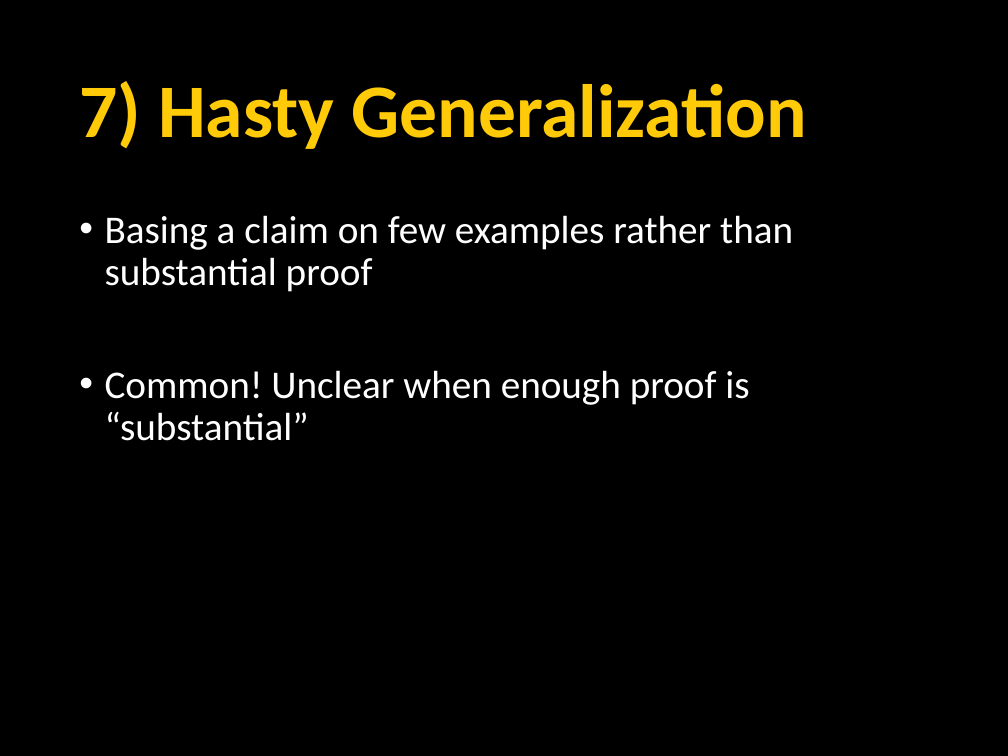
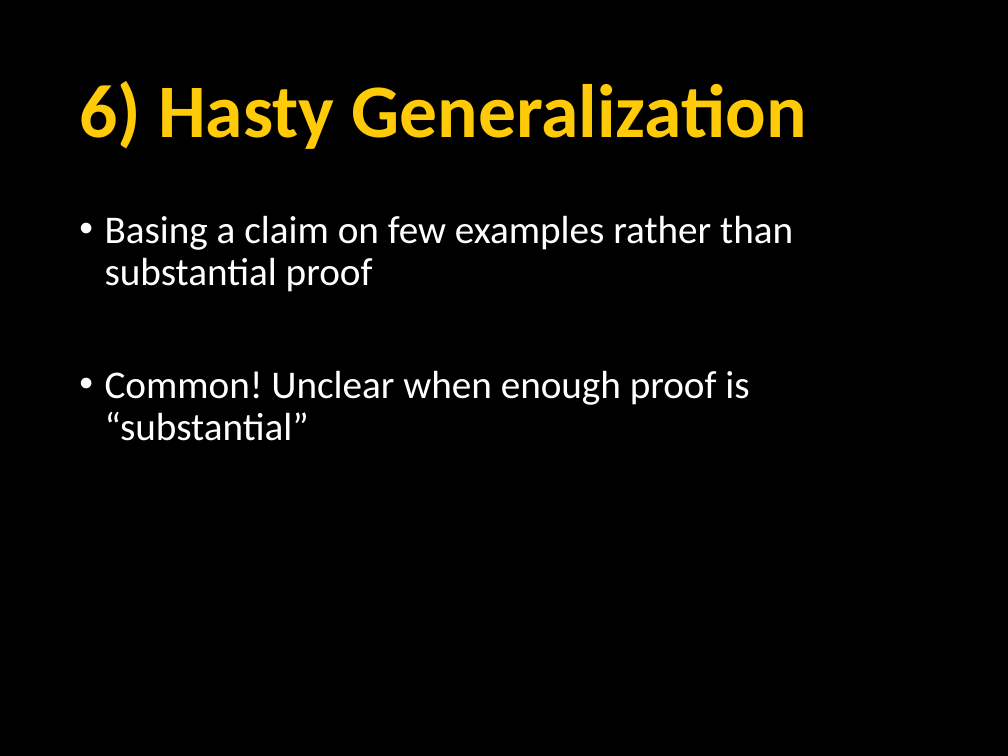
Before and after one commit to npm27/Teaching-Materials, a slide deck: slide 33 of Writing Fall 23/Slides/7 Week 7 -- Analyzing Evidence and Interpretting Results.pptx (slide 35 before the commit). Drawn at 1008x756 pixels with LibreOffice and Linux fonts; fonts in the diff are those of the drawing. Boxes give left, top, right and bottom in pixels: in the first picture for what was removed or moved away, otherwise in the second. Text is boxed around its words. In the diff, an @@ line names an element or a change of style, - is before the commit and + after.

```diff
--- a/Writing Fall 23/Slides/7 Week 7 -- Analyzing Evidence and Interpretting Results.pptx
+++ b/Writing Fall 23/Slides/7 Week 7 -- Analyzing Evidence and Interpretting Results.pptx
@@ title at [79,81,806,149]: text changed @@
-7) Hasty Generalization
+6) Hasty Generalization
```
Also in this commit, not shown: 16 other slides changed, 12 slides removed, 2 other files.
